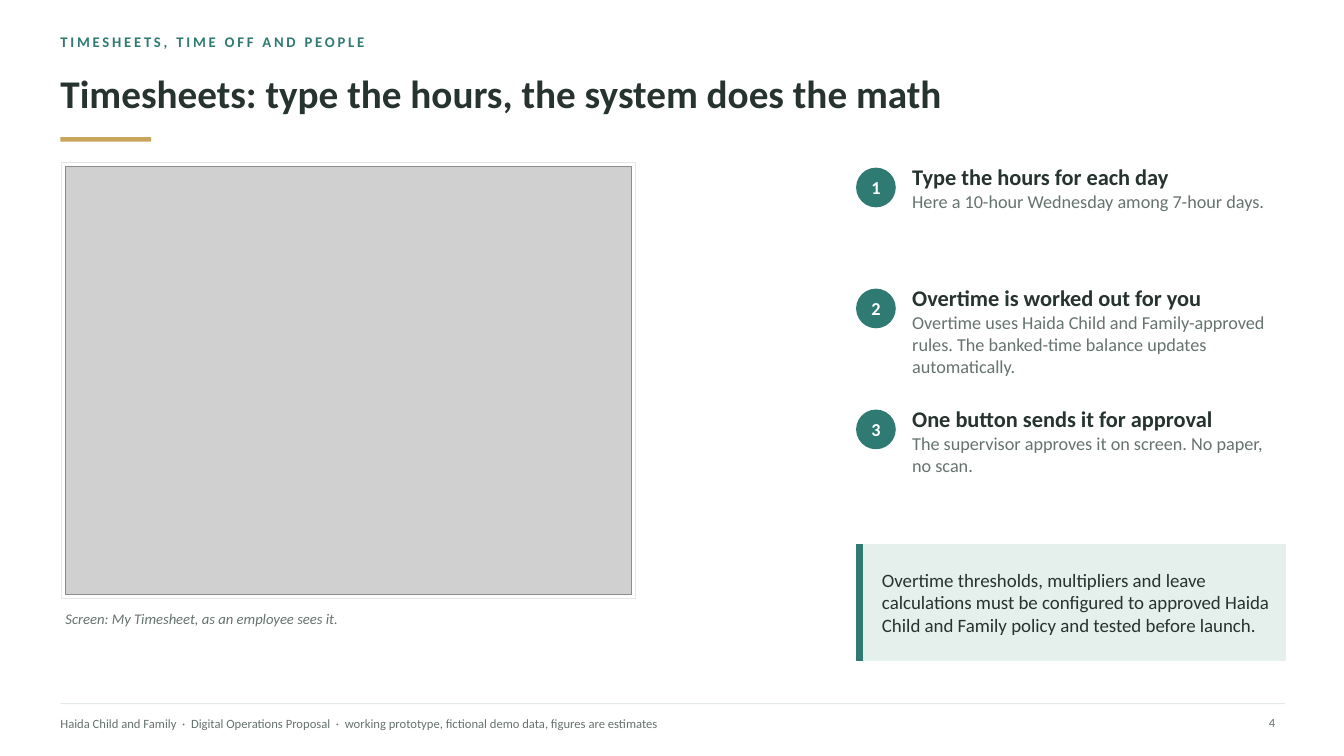
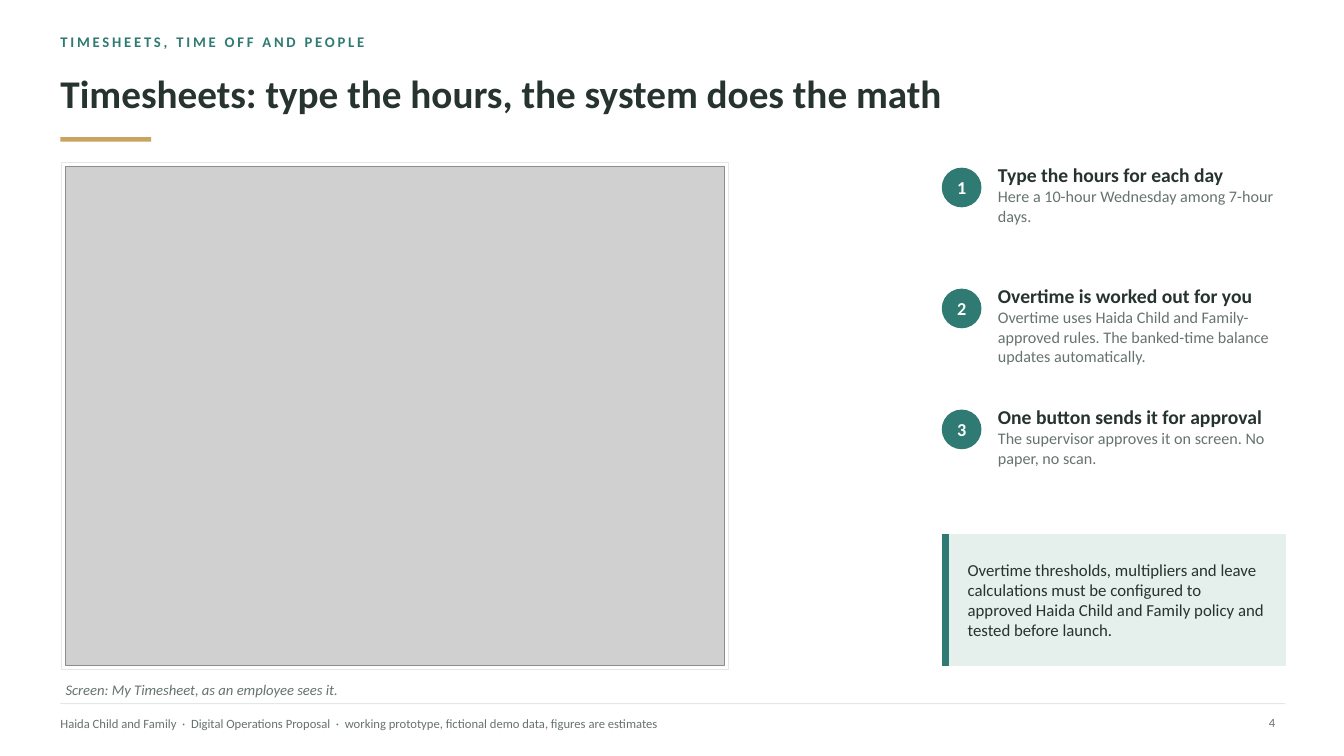
Before and after one commit to AndalibOlee/Portfolio, a slide deck: slide 4 of demo-platform/docs/Haida_Child_and_Family_Executive_Digital_Operations_Proposal.pptx. Drawn at 1344x756 pixels with LibreOffice and Linux fonts; fonts in the diff are those of the drawing; grey boxes stand for pictures. Boxes give left, top, right and bottom in pixels: in the first picture for what was removed or moved away, otherwise in the second. Text is boxed around its words. In the diff, an @@ line names an element or a change of style, - is before the commit and + after.

```diff
--- a/demo-platform/docs/Haida_Child_and_Family_Executive_Digital_Operations_Proposal.pptx
+++ b/demo-platform/docs/Haida_Child_and_Family_Executive_Digital_Operations_Proposal.pptx
@@ rectangle: place and size @@
-rectangle at (62, 162, 636, 599)
+rectangle at (62, 162, 729, 669)
@@ picture: place and size @@
-picture at (66, 166, 632, 595)
+picture at (66, 166, 725, 665)
@@ text "Type the hours for each ...": place and size @@
-text "Type the hours for each ..." at (912, 169, 1264, 211)
+text "Type the hours for each ..." at (998, 168, 1273, 225)
@@ text "Type the hours for each ..." at (998, 168, 1273, 225): size 16 to 14 pt in "Type the hours for each day"; size 13 to 11.5 pt in "Here a 10-hour Wednesday among 7-hour days." @@
@@ text "Overtime is worked out for ...": place and size @@
-text "Overtime is worked out for ..." at (912, 290, 1265, 376)
+text "Overtime is worked out for ..." at (998, 289, 1269, 365)
@@ text "Overtime is worked out for ..." at (998, 289, 1269, 365): size 16 to 14 pt in "Overtime is worked out for you"; size 13 to 11.5 pt in "Overtime uses Haida Child and Family-approved rules. ..." @@
@@ 3 texts, 3 ellipses: place and size @@
-3 texts, 3 ellipses at (857, 168, 895, 449)
+3 texts, 3 ellipses at (943, 168, 981, 449)
@@ text "One button sends it for ...": place and size @@
-text "One button sends it for ..." at (912, 411, 1263, 472)
+text "One button sends it for ..." at (998, 410, 1265, 467)
@@ text "One button sends it for ..." at (998, 410, 1265, 467): size 16 to 14 pt in "One button sends it for approval"; size 13 to 11.5 pt in "The supervisor approves it on screen. No ..." @@
@@ rectangle: place and size @@
-rectangle at (857, 544, 1286, 660)
+rectangle at (943, 534, 1286, 665)
@@ rectangle: place and size @@
-rectangle at (857, 544, 863, 660)
+rectangle at (943, 534, 949, 665)
@@ text "Overtime thresholds, multipliers and leave ...": place and size @@
-text "Overtime thresholds, multipliers and leave ..." at (882, 574, 1269, 635)
+text "Overtime thresholds, multipliers and leave ..." at (968, 564, 1264, 636)
@@ text "Overtime thresholds, multipliers and leave ..." at (968, 564, 1264, 636): size 13.5 to 12 pt @@
@@ text "Screen: My Timesheet, as an ...": place and size @@
-text "Screen: My Timesheet, as an ..." at (65, 614, 338, 627)
+text "Screen: My Timesheet, as an ..." at (66, 685, 338, 698)
```
Also in this commit, not shown: 14 other slides changed, 7 other files.
